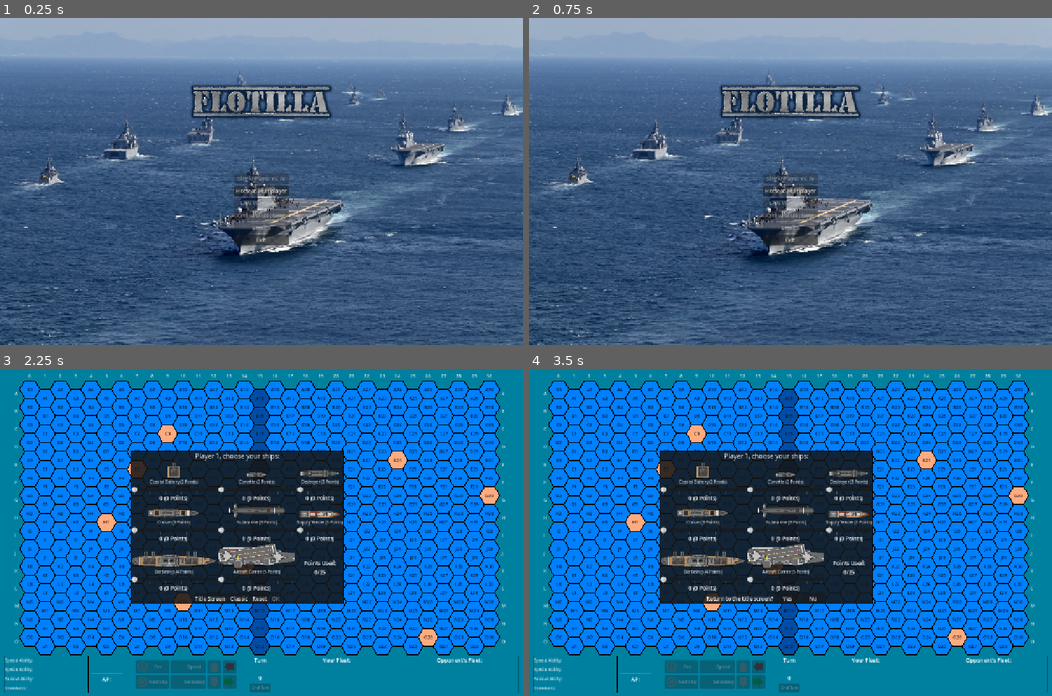
Above: before the commit, frames 1-4 (two rows, left to right).
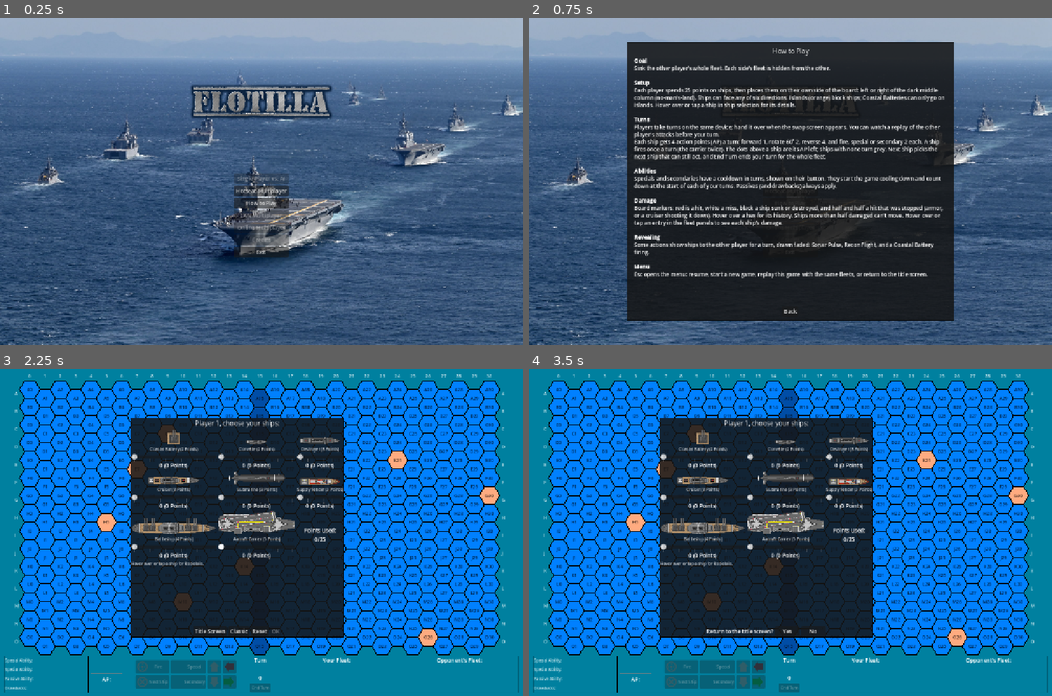
Above: after the commit, the same moments.

Repository: rsucco/flotilla
Game: Godot game, scene res://title_screen.tscn
The game is run twice, just before and just after one commit, with the same random seed, the same clock (stepped at 60 frames per second) and the same inputs. Sound files missing from this copy of the repository are replaced by a short silence.
Inputs (mouse positions are in pixels of both pictures, inside the frame that each line leads up to):
- Up to frame 1 (0.25 s): no input
- Up to frame 2 (0.75 s): click (790, 204) at 0.5 s, where only the run after the commit has a clickable "How to Play"
- Up to frame 3 (2.25 s): click (261, 663) at 1.25 s, where only the run after the commit has a clickable "Back"; click "Hotseat Multiplayer" at 2 s
- Up to frame 4 (3.5 s): click "Title Screen" at 2.75 s

The runs differ from the first frame. In frame 1, 0.7% of the frame differs, in the area x 44-56%, y 55-74%; in frame 2, 53%, in the area x 18-82%, y 7-93%; in frame 3, 13%; in frame 4, 13%.

Commit message:
Add a How to Play screen and ship details to ship selection
The rules only lived in the README. The title menu now has a short rules
screen, and hovering over or tapping a ship in ship selection lists its size,
AP, weapon, abilities, passive and drawback, read from the ship itself so it
can't drift from the code.

Co-Authored-By: Claude Opus 5.5 <noreply@anthropic.com>
Claude-Session: https://claude.ai/code/session_01RJFCS1KpiK39dTeUkNSBMU

Diff:
--- /dev/null
+++ b/gui/how_to_play.gd
@@ -0,0 +1,7 @@
+extends PanelContainer
+# The rules in brief, from the title screen. Each ship's own details are in
+# ship selection.
+
+
+func _on_back_pressed() -> void:
+	queue_free()
--- /dev/null
+++ b/gui/how_to_play.tscn
@@ -0,0 +1,72 @@
+[gd_scene format=3]
+
+[ext_resource type="Script" path="res://gui/how_to_play.gd" id="1"]
+[ext_resource type="StyleBox" path="res://gui/popup.tres" id="2"]
+[ext_resource type="FontFile" path="res://opensans.ttf" id="3"]
+
+[node name="HowToPlay" type="PanelContainer"]
+anchors_preset = 15
+anchor_right = 1.0
+anchor_bottom = 1.0
+offset_left = 240.0
+offset_top = 60.0
+offset_right = -240.0
+offset_bottom = -60.0
+theme_override_styles/panel = ExtResource("2")
+script = ExtResource("1")
+
+[node name="Margin" type="MarginContainer" parent="."]
+layout_mode = 2
+theme_override_constants/margin_left = 16
+theme_override_constants/margin_top = 8
+theme_override_constants/margin_right = 16
+theme_override_constants/margin_bottom = 8
+
+[node name="VBoxContainer" type="VBoxContainer" parent="Margin"]
+layout_mode = 2
+
+[node name="Title" type="Label" parent="Margin/VBoxContainer"]
+layout_mode = 2
+theme_override_fonts/font = ExtResource("3")
+theme_override_font_sizes/font_size = 16
+text = "How to Play"
+horizontal_alignment = 1
+
+[node name="Scroll" type="ScrollContainer" parent="Margin/VBoxContainer"]
+layout_mode = 2
+size_flags_vertical = 3
+horizontal_scroll_mode = 0
+
+[node name="Rules" type="RichTextLabel" parent="Margin/VBoxContainer/Scroll"]
+layout_mode = 2
+size_flags_horizontal = 3
+bbcode_enabled = true
+fit_content = true
+text = "[b]Goal[/b]
+Sink the other player's whole fleet. Each side's fleet is hidden from the other.
+
+[b]Setup[/b]
+Each player spends 25 points on ships, then places them on their own side of the board: left or right of the dark middle column (no-man's-land). Ships can face any of six directions. Islands (orange) block ships; Coastal Batteries can only go on islands. Hover over or tap a ship in ship selection for its details.
+
+[b]Turns[/b]
+Players take turns on the same device; hand it over when the swap screen appears. You can watch a replay of the other player's attacks before your turn.
+Each ship gets 4 action points (AP) a turn: forward 1, rotate 60° 2, reverse 4, and fire, special or secondary 2 each. A ship fires once a turn (the carrier twice). The dots above a ship are its AP left; ships with none turn grey. Next Ship picks the next ship that can still act, and End Turn ends your turn for the whole fleet.
+
+[b]Abilities[/b]
+Specials and secondaries have a cooldown in turns, shown on their button. They start the game cooling down and count down at the start of each of your turns. Passives (and drawbacks) always apply.
+
+[b]Damage[/b]
+Board markers: red is a hit, white a miss, black a ship sunk or destroyed, and half and half a hit that was stopped (armor, or a cruiser shooting it down). Hover over a hex for its history. Ships more than half damaged can't move. Hover over or tap an entry in the fleet panels to see each ship's damage.
+
+[b]Revealing[/b]
+Some actions show ships to the other player for a turn, drawn faded: Sonar Pulse, Recon Flight, and a Coastal Battery firing.
+
+[b]Menu[/b]
+Esc opens the menu: resume, start a new game, replay this game with the same fleets, or return to the title screen."
+
+[node name="Back" type="Button" parent="Margin/VBoxContainer"]
+layout_mode = 2
+size_flags_horizontal = 4
+text = "Back"
+
+[connection signal="pressed" from="Margin/VBoxContainer/Back" to="." method="_on_back_pressed"]
--- a/gui/ship_selection.gd
+++ b/gui/ship_selection.gd
@@ -22,6 +22,8 @@
 var island_tiles := 0
 var used_points := 0
 var pending: Callable
+# Each ship type's details, read from the ship itself
+var details := {}
 
 @onready var grid: GridContainer = $VBoxContainer/SelectionGrid
 
@@ -30,6 +32,62 @@
 	for ship_type: String in POINT_VALUES:
 		selected_count[ship_type] = 0
 		label(ship_type).text += " (" + str(POINT_VALUES[ship_type]) + " Points)"
+		details[ship_type] = _describe(ship_type)
+		# Tapping too, since touch screens have no hover
+		var card: Control = grid.get_node(ship_type)
+		card.mouse_entered.connect(_show_details.bind(ship_type))
+		card.gui_input.connect(
+			func(event: InputEvent) -> void:
+				if event is InputEventMouseButton and event.pressed:
+					_show_details(ship_type)
+		)
+
+
+# The ship's size, weapon, abilities, passive and drawback
+func _describe(ship_type: String) -> String:
+	var ship: Ship = load("res://ships/" + ship_type.to_snake_case() + ".tscn").instantiate()
+	# The ships fill in their details on _ready
+	ship.visible = false
+	add_child(ship)
+	var size := ship.hit_hexes.size()
+	var lines: Array[String] = [
+		str(
+			ship.ship_name,
+			": ",
+			size,
+			" hex" if size == 1 else " hexes",
+			", ",
+			ship.default_ap,
+			" AP"
+		),
+		"Weapon: " + ship.weapon,
+	]
+	for kind: String in ["Special", "Secondary"]:
+		var ability := ship.special if kind == "Special" else ship.secondary
+		if ability.name != "None":
+			lines.append(
+				(
+					str(
+						kind,
+						": ",
+						ability.name,
+						" (",
+						ability.cooldown_interval,
+						"-turn cooldown) - "
+					)
+					+ ability.desc
+				)
+			)
+	for extra: Array in [["Passive", ship.passive], ["Drawback", ship.drawback]]:
+		if extra[1].name != "None":
+			lines.append(str(extra[0], ": ", extra[1].name, " - ", extra[1].desc))
+	remove_child(ship)
+	ship.free()
+	return "\n".join(lines)
+
+
+func _show_details(ship_type: String) -> void:
+	$VBoxContainer/Info.text = details[ship_type]
 
 
 func slider(ship_type: String) -> HSlider:
--- a/gui/ship_selection.tscn
+++ b/gui/ship_selection.tscn
@@ -17,9 +17,9 @@
 anchor_right = 1.0
 anchor_bottom = 1.0
 offset_left = 320.0
-offset_top = 200.0
+offset_top = 120.0
 offset_right = -320.0
-offset_bottom = -231.0
+offset_bottom = -120.0
 theme_override_styles/panel = ExtResource("10")
 script = ExtResource("4")
 
@@ -404,6 +404,14 @@
 offset_bottom = 72.0
 text = "0/25"
 horizontal_alignment = 1
+
+[node name="Info" type="Label" parent="VBoxContainer"]
+custom_minimum_size = Vector2(0, 156)
+layout_mode = 2
+theme_override_fonts/font = ExtResource("1")
+theme_override_font_sizes/font_size = 10
+text = "Hover over or tap a ship for its details."
+autowrap_mode = 3
 
 [node name="Buttons" type="HBoxContainer" parent="VBoxContainer"]
 offset_top = 347.0
--- a/test/integration/test_gui.gd
+++ b/test/integration/test_gui.gd
@@ -25,6 +25,33 @@
 	dialog.get_node("VBoxContainer/Buttons/Classic").pressed.emit()
 	assert_eq(slider(dialog, "CoastalBattery").value, 0.0)
 	assert_eq(slider(dialog, "Carrier").value, 1.0)
+
+
+func test_ship_selection_shows_ship_details() -> void:
+	var dialog: Node = add_child_autofree(SELECTION_SCENE.instantiate())
+	var info: Label = dialog.get_node("VBoxContainer/Info")
+	dialog.get_node("VBoxContainer/SelectionGrid/Destroyer").mouse_entered.emit()
+	assert_string_contains(info.text, "Destroyer: 3 hexes, 4 AP")
+	assert_string_contains(info.text, "Special: ASW Strike (2-turn cooldown)")
+	assert_string_contains(info.text, "Secondary: Lay Mine (3-turn cooldown)")
+	assert_false(info.text.contains("Passive"), "no passive to list")
+	# Tapping works too
+	var tap := InputEventMouseButton.new()
+	tap.button_index = MOUSE_BUTTON_LEFT
+	tap.pressed = true
+	dialog.get_node("VBoxContainer/SelectionGrid/CoastalBattery").gui_input.emit(tap)
+	assert_string_contains(info.text, "Coastal Battery: 1 hex, 2 AP")
+	assert_string_contains(info.text, "Drawback: Stationary")
+
+
+func test_how_to_play_opens_from_the_title_screen() -> void:
+	var title: Node = add_child_autofree(load("res://title_screen.tscn").instantiate())
+	title.get_node("TextureRect/PanelContainer/Buttons/HowToPlay").pressed.emit()
+	var how: Node = title.get_node("TextureRect/HowToPlay")
+	assert_string_contains(how.get_node("Margin/VBoxContainer/Scroll/Rules").text, "action points")
+	how.get_node("Margin/VBoxContainer/Back").pressed.emit()
+	await wait_process_frames(1)
+	assert_false(is_instance_valid(how), "Back closes it")
 
 
 func test_fleet_panel_follows_turn_swap() -> void:
--- a/title_screen.gd
+++ b/title_screen.gd
@@ -1,9 +1,15 @@
 extends Node2D
+
+const HOW_TO_PLAY_SCENE := preload("res://gui/how_to_play.tscn")
 
 
 func _on_Hotseat_pressed() -> void:
 	get_tree().change_scene_to_file("res://root.tscn")
 
 
+func _on_how_to_play_pressed() -> void:
+	$TextureRect.add_child(HOW_TO_PLAY_SCENE.instantiate())
+
+
 func _on_Exit_pressed() -> void:
 	get_tree().quit()
--- a/title_screen.tscn
+++ b/title_screen.tscn
@@ -52,6 +52,10 @@
 offset_bottom = 44.0
 text = "Hotseat Multiplayer"
 
+[node name="HowToPlay" type="Button" parent="TextureRect/PanelContainer/Buttons"]
+layout_mode = 2
+text = "How to Play"
+
 [node name="LAN" type="Button" parent="TextureRect/PanelContainer/Buttons"]
 offset_top = 48.0
 offset_right = 138.0
@@ -85,4 +89,5 @@
 autoplay = true
 
 [connection signal="pressed" from="TextureRect/PanelContainer/Buttons/Hotseat" to="." method="_on_Hotseat_pressed"]
+[connection signal="pressed" from="TextureRect/PanelContainer/Buttons/HowToPlay" to="." method="_on_how_to_play_pressed"]
 [connection signal="pressed" from="TextureRect/PanelContainer/Buttons/Exit" to="." method="_on_Exit_pressed"]
Not shown, added: gui/how_to_play.gd.uid
